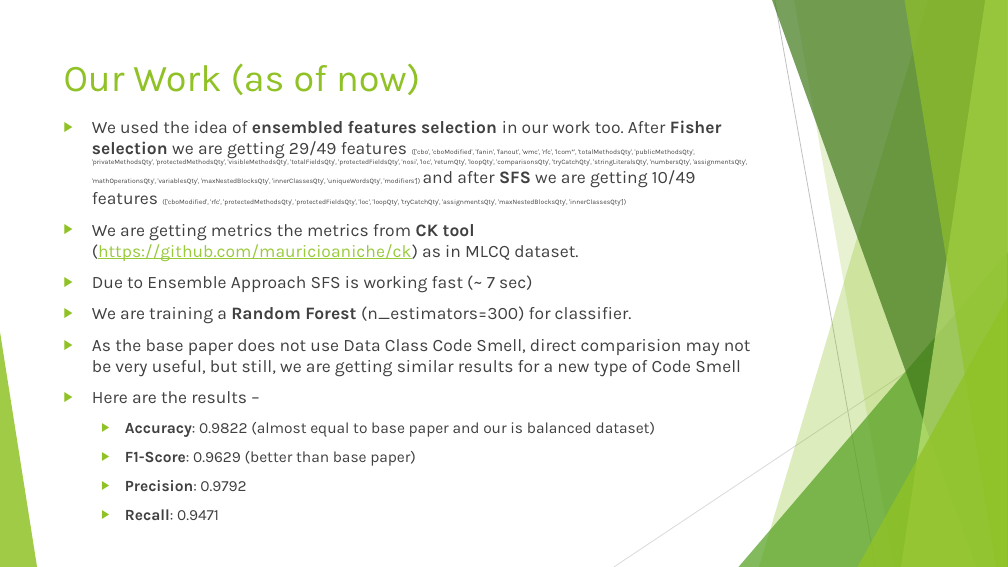
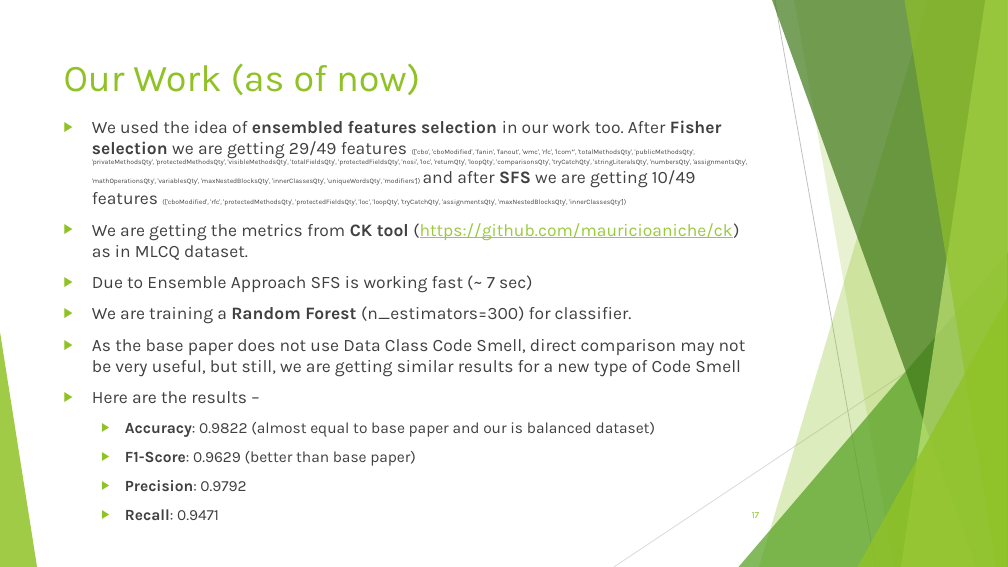
Before and after one commit to SilverDragonOfR/CodeSmell-3, a slide deck: slide 17 of CodeSmell.pptx. Drawn at 1008x567 pixels with LibreOffice and Linux fonts; fonts in the diff are those of the drawing. Boxes give left, top, right and bottom in pixels: in the first picture for what was removed or moved away, otherwise in the second. Text is boxed around its words. In the diff, an @@ line names an element or a change of style, - is before the commit and + after.

```diff
--- a/CodeSmell.pptx
+++ b/CodeSmell.pptx
@@ text at (x1=92, y1=223, x2=739, y2=260): text changed @@
-▶ We are getting metrics the metrics from CK tool (https://github.com/mauricioaniche/ck) as in MLCQ dataset.
+▶ We are getting the metrics from CK tool (https://github.com/mauricioaniche/ck) as in MLCQ dataset.
@@ text at (x1=92, y1=339, x2=746, y2=377): text changed @@
-▶ As the base paper does not use Data Class Code Smell, direct comparision may not be very useful, but still, we are getting similar results for a new type of Code Smell
+▶ As the base paper does not use Data Class Code Smell, direct comparison may not be very useful, but still, we are getting similar results for a new type of Code Smell
@@ page number added at (x1=752, y1=512, x2=760, y2=518), 9 pt, text #90C226 @@
+17
```
Also in this commit, not shown: 19 other slides changed, 2 slides added, 1 slide removed.
